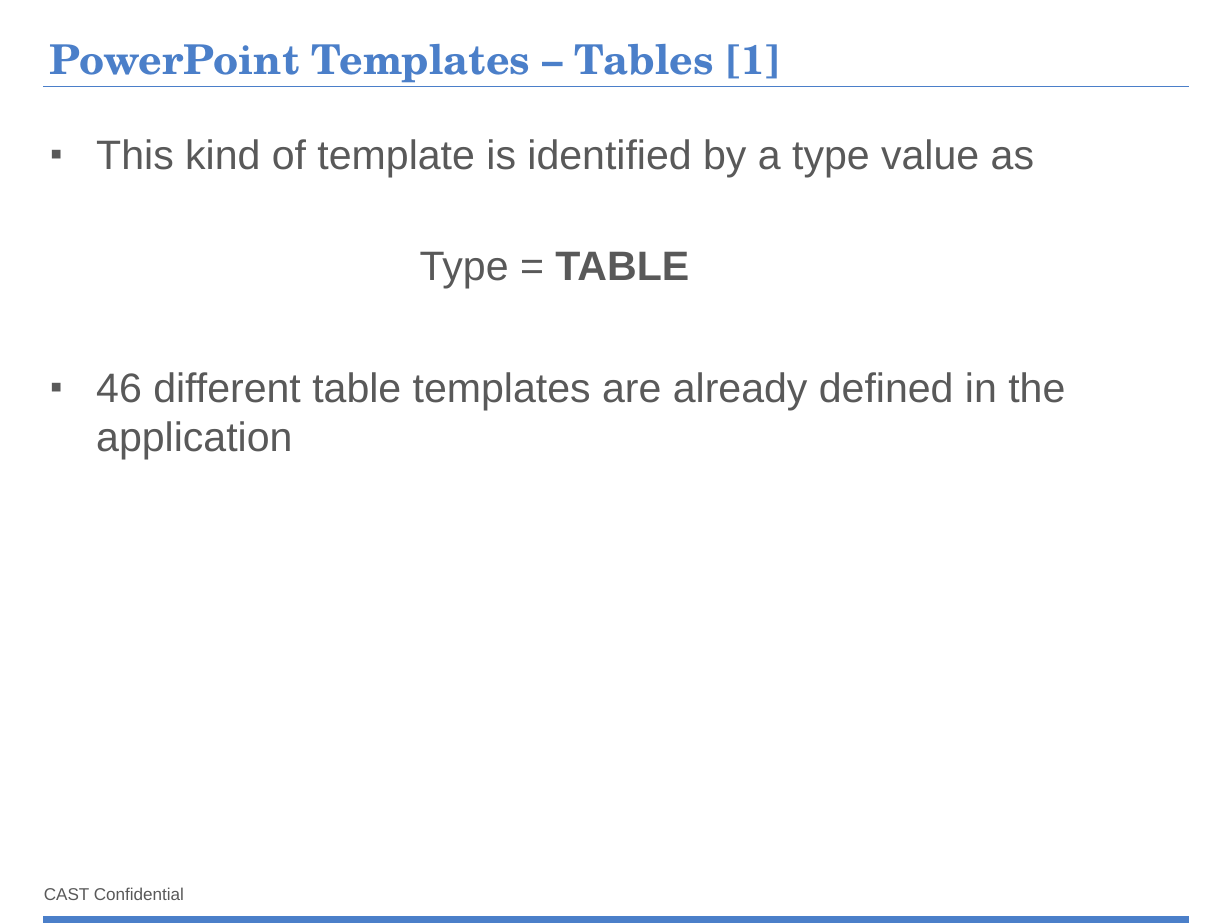
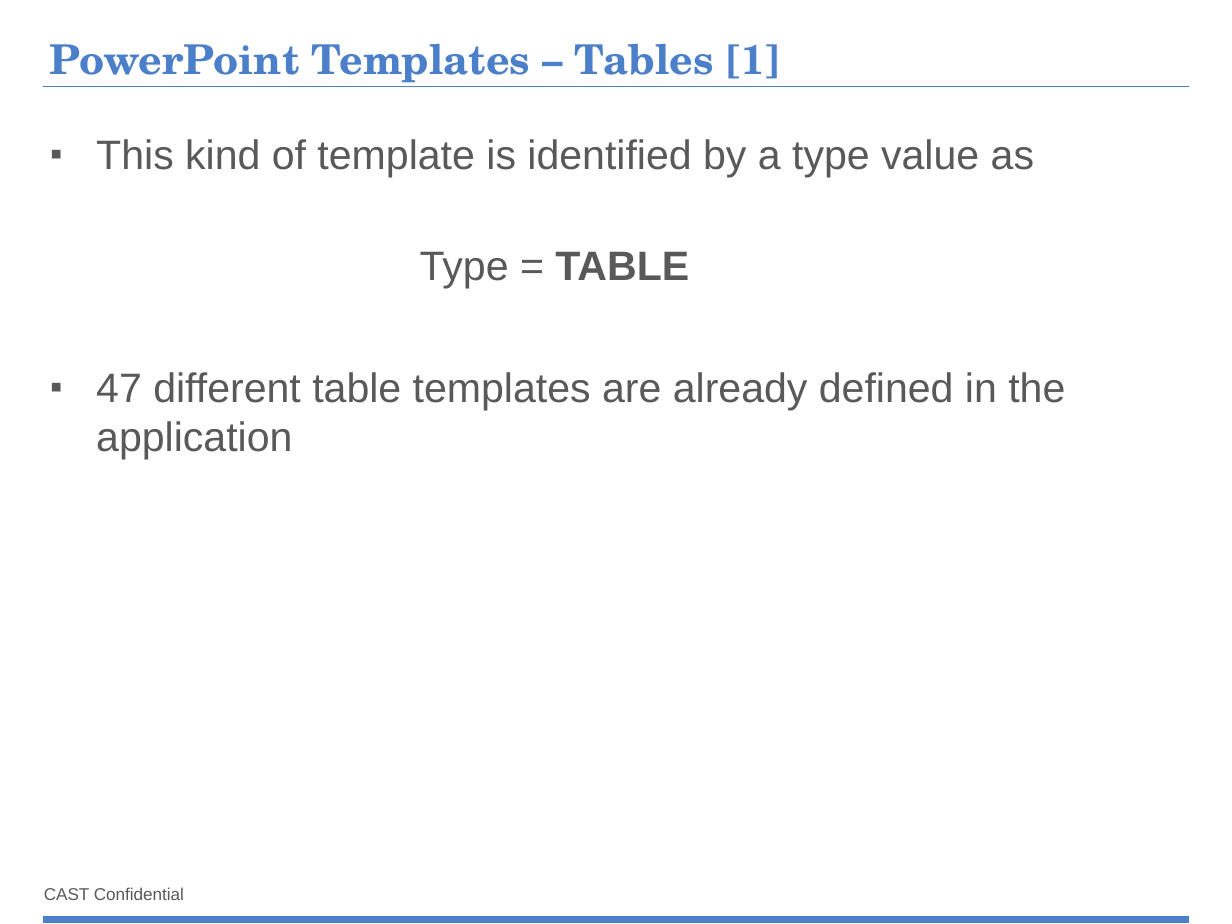
Before and after one commit to CAST-projects/ReportGenerator, a slide deck: slide 31 of CastReporting.Reporting/TemplatesFiles/1- Powerpoint-components-library.pptx. Drawn at 1232x924 pixels with LibreOffice and Linux fonts; fonts in the diff are those of the drawing; background and template pictures are left out. Boxes give left, top, right and bottom in pixels: in the first picture for what was removed or moved away, otherwise in the second. Text is boxed around its words. In the diff, an @@ line names an element or a change of style, - is before the commit and + after.

Commit message:
REPORTGEN-140 : add component in templates

```diff
--- a/CastReporting.Reporting/TemplatesFiles/1- Powerpoint-components-library.pptx
+++ b/CastReporting.Reporting/TemplatesFiles/1- Powerpoint-components-library.pptx
@@ text at (96, 372, 1065, 460): text changed @@
-▪ 46 different table templates are already defined in the application
+▪ 47 different table templates are already defined in the application
```
Also in this commit, not shown: 1 slide added, 1 slide removed, 2 other files.
